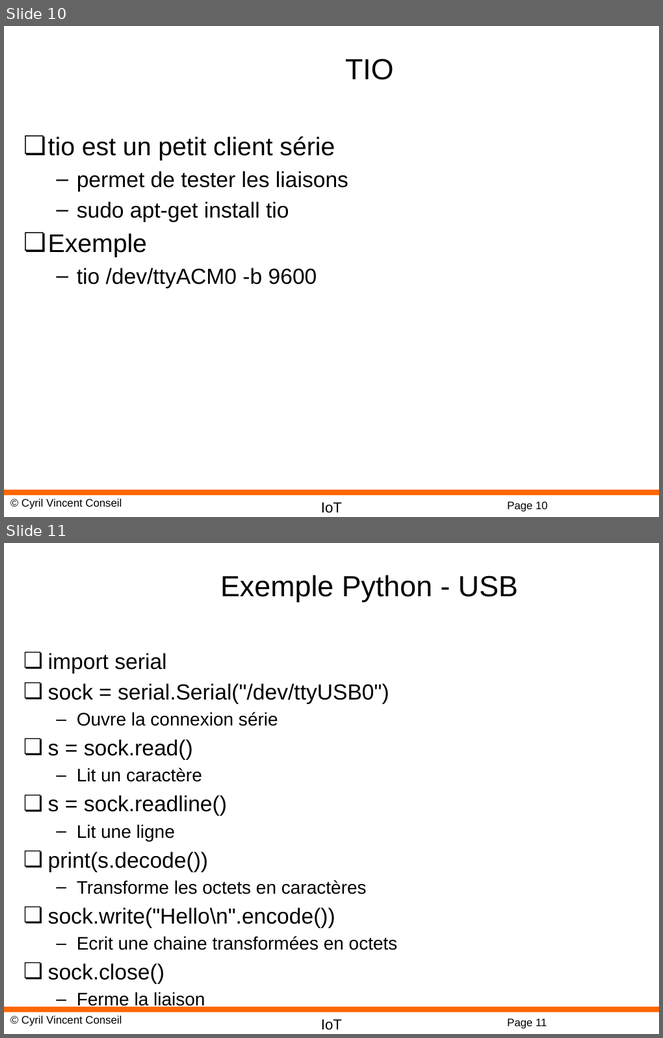
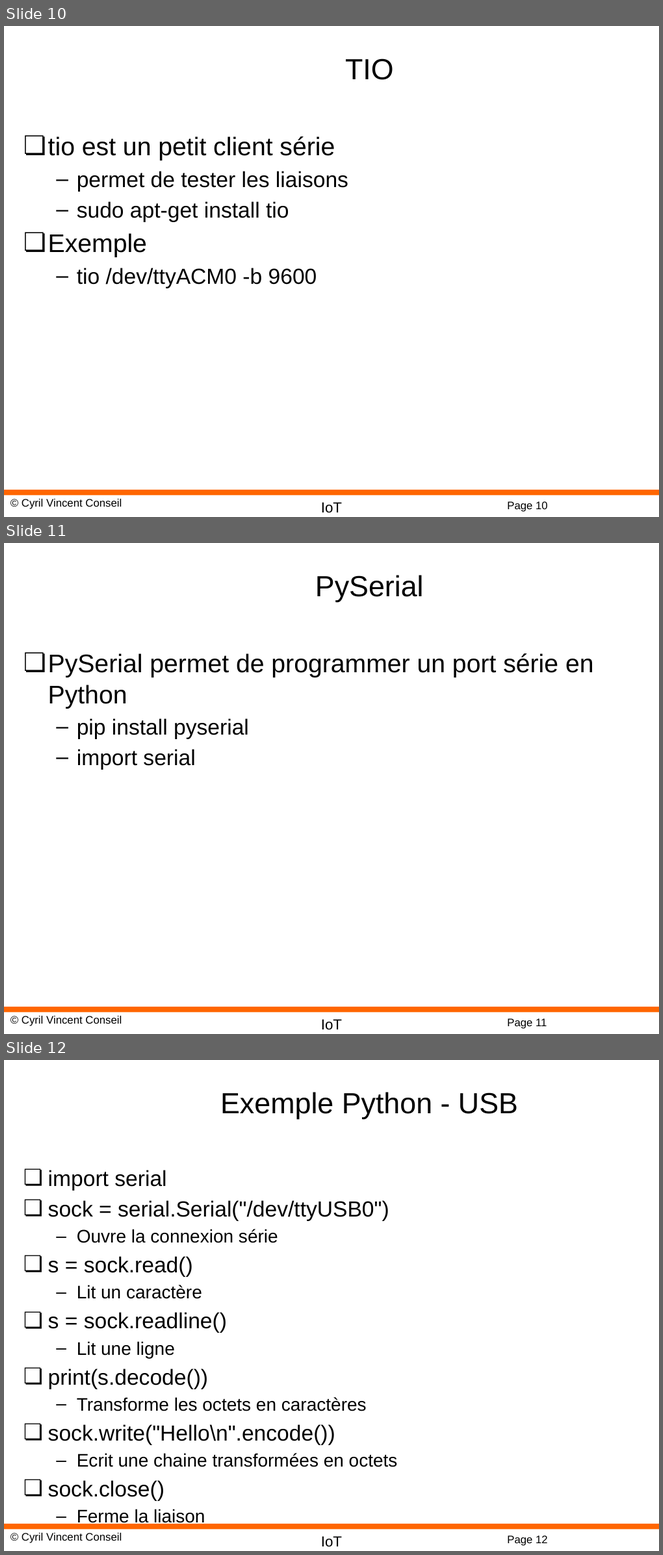
Before and after one commit to cyrilvincent/IoT, a slide deck: ppt/IoT08-Wire.pptx. Shown one above the other, each under a label of ours: slides 10 and 11 before the commit, slides 10, 11 and 12 after it. The pictures are 663x1038 and 663x1555 pixels, drawn with LibreOffice and Linux fonts; fonts in the diff are those of the drawing; background and template pictures are left out. Boxes give left, top, right and bottom in pixels: in the first picture for what was removed or moved away, otherwise in the second. Text is boxed around its words. In the diff, an @@ line names an element or a change of style, - is before the commit and + after.

```diff
--- a/ppt/IoT08-Wire.pptx
+++ b/ppt/IoT08-Wire.pptx
@@ slide 11 added at (4,543,659,1034), background #FFFFFF; not listed: 4 template elements that a slide beside it also shows @@
@@ title added at (315,575,424,602), 32 pt, text #000000 @@
+PySerial
@@ text added at (48,653,594,770), 28 pt, text #000000 @@
+❏ PySerial permet de programmer un port série en Python
+  – pip install pyserial
+  – import serial
@@ what was slide 11 is now slide 12 @@
@@ page number at (507,1536,548,1546): text changed @@
-Page 11
+Page 12
```
Also in this commit, not shown: 1 other file.
